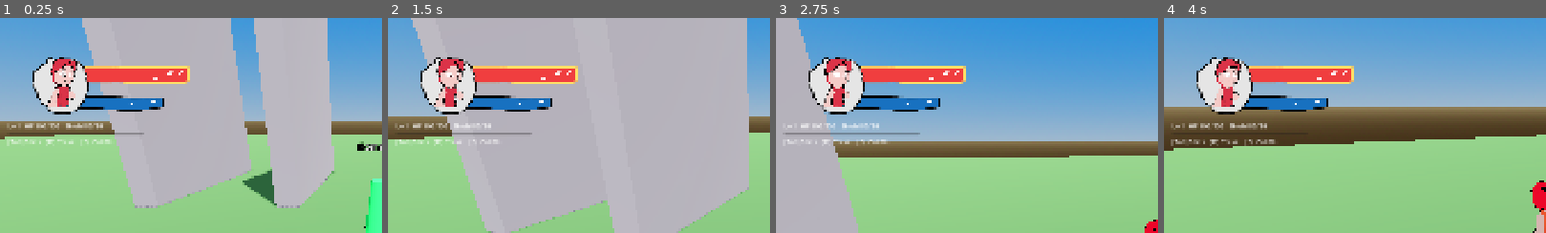
Above: before the commit, frames 1-4 (left to right).
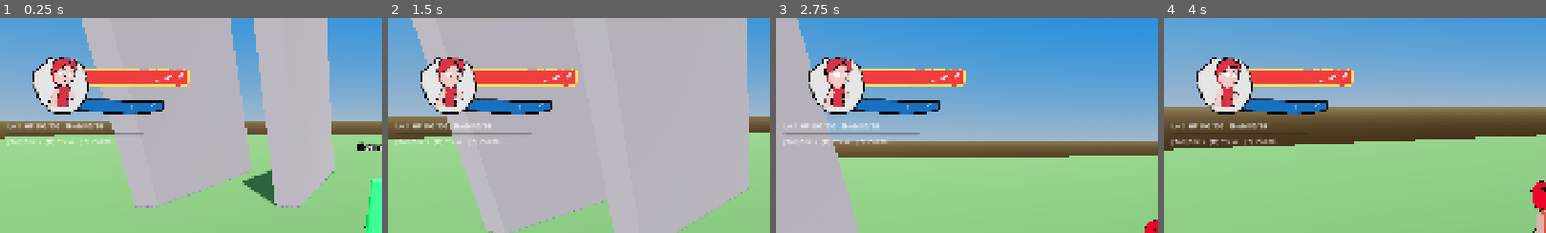
Above: after the commit, the same moments.

Repository: doggoanim/Krits
Game: Godot game, scene res://main.tscn
Two runs of this game, one before a commit and one after it. Both use one fixed random seed, a clock stepped at 60 frames per second and the inputs below.
Inputs (mouse positions are % of the whole screen's width and height, from its top left):
- Up to frame 1 (0.25 s): no input
- Up to frame 2 (1.5 s): tap Enter at 0.5 s; move the mouse to (55, 50) at 0.52 s; hold Ctrl (crouch_pound) 0.53-1.28 s; hold W (move_forward) from 0.53 s (still down); tap Space (jump) at 0.77 s; move the mouse to (45, 50) at 1.27 s; tap E (interact) at 1.35 s
- Up to frame 3 (2.75 s): keep holding W (move_forward); tap Space (jump) at 1.52 s; move the mouse to (52, 48) at 2.02 s; hold Shift (roll_dive) from 2.03 s (still down)
- Up to frame 4 (4 s): keep holding W (move_forward); move the mouse to (49, 52) at 2.77 s; release Shift (roll_dive) at 2.78 s; tap Ctrl (crouch_pound) at 2.85 s; tap Space (jump) at 3.02, 3.77 s; move the mouse to (57, 51) at 3.52 s; tap E (interact) at 3.6 s
The pictures show only the part of the screen within x 0-50%, y 0-50%; the shares and areas given below are measured in that part.

The runs differ from the first frame. In frame 1, 2.4% of the frame differs, in the area x 19-50%, y 22-45%; in frame 2, 2.4%; in frame 3, 2.4%; in frame 4, 2.4%.

Commit message:
Nudge the HP bar very slightly lower
HP_POS.y 110 -> 118; STAMINA_POS.y shifted the same +8 to keep the gap
between them unchanged.

Co-Authored-By: Claude Sonnet 5 <noreply@anthropic.com>
Claude-Session: https://claude.ai/code/session_01TYpdm1jACUqsWG6yyTxbgm

Diff:
--- a/ui/hud.gd
+++ b/ui/hud.gd
@@ -31,9 +31,9 @@
 const PORTRAIT_VIEW_Y_NUDGE := 10.0   ## shifts just the live render (not the frame art) down a bit
                                       ## within its centered slot
 
-const HP_POS := Vector2(146.0, 110.0)   ## overlaps the portrait's right half, like the reference
+const HP_POS := Vector2(146.0, 118.0)   ## overlaps the portrait's right half, like the reference
 const HP_SIZE := Vector2(340.0, 66.0)       ## matches health_fill.png's aspect (294x57)
-const STAMINA_POS := Vector2(146.0, 186.0)   ## back below the HP bar
+const STAMINA_POS := Vector2(146.0, 194.0)   ## back below the HP bar
 const STAMINA_SIZE := Vector2(280.0, 58.0)  ## matches stamina_fill.png's aspect (254x53)
 
 const TRACK_TINT := Color(0.3, 0.3, 0.32, 0.5)   ## dims the same art to stand in as its own empty track
